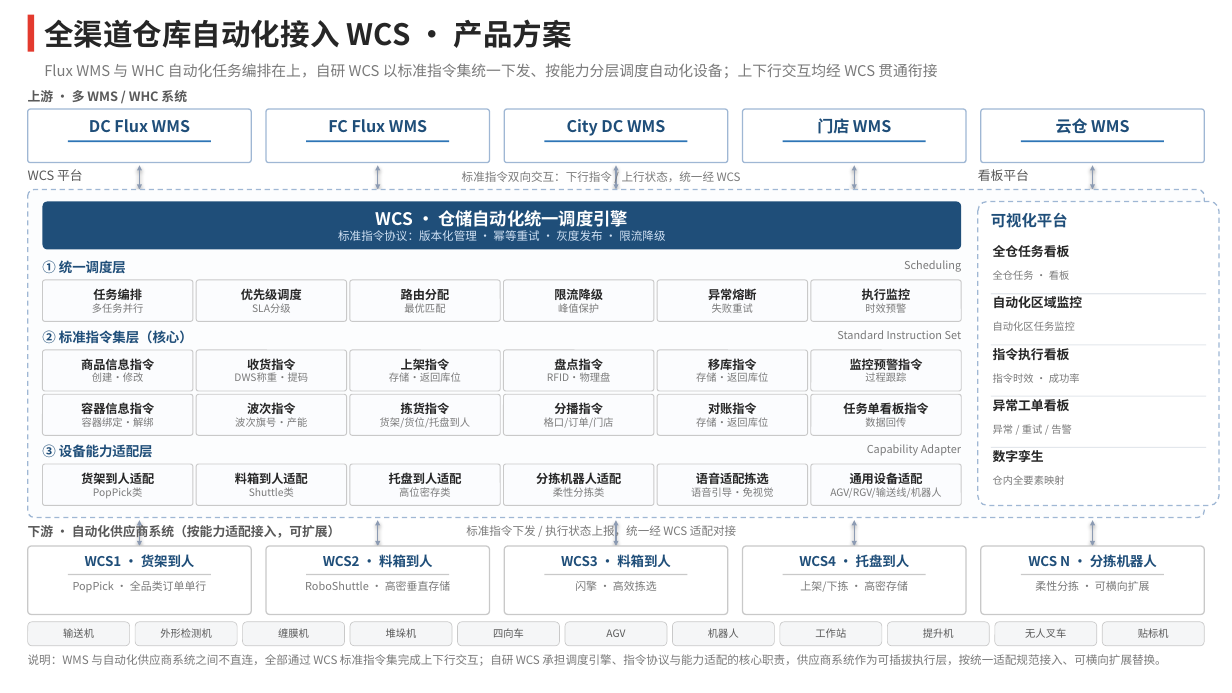
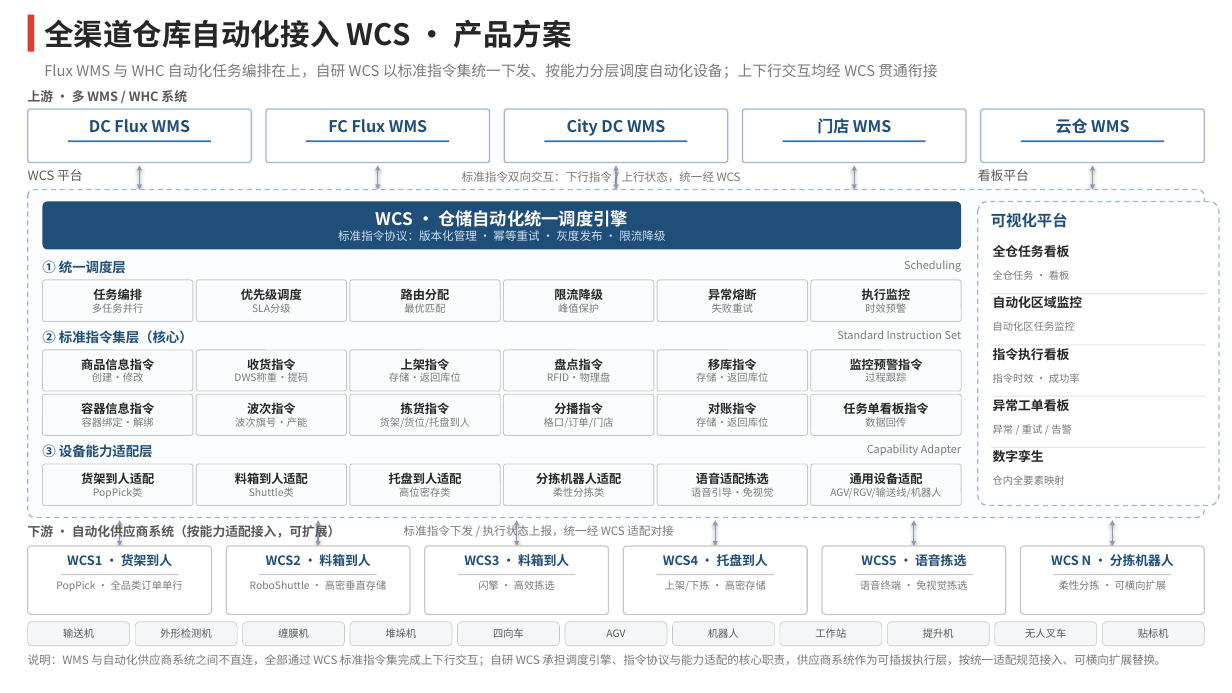
Before and after one commit to generous-jiang/jiangzw, a slide deck: slide 1 of wcs-architecture/WCS架构产品方案.pptx. Drawn at 1232x693 pixels with LibreOffice and Linux fonts; fonts in the diff are those of the drawing. Boxes give left, top, right and bottom in pixels: in the first picture for what was removed or moved away, otherwise in the second. Text is boxed around its words. In the diff, an @@ line names an element or a change of style, - is before the commit and + after.

```diff
--- a/wcs-architecture/WCS架构产品方案.pptx
+++ b/wcs-architecture/WCS架构产品方案.pptx
@@ double arrow moved from (140, 520) - (140, 546) to (119, 520) - (119, 546) @@
@@ text "标准指令下发 / 执行状态上报，统一经 WCS 适配对接": place and size @@
-text "标准指令下发 / 执行状态上报，统一经 WCS 适配对接" at [466,523,736,539]
+text "标准指令下发 / 执行状态上报，统一经 WCS 适配对接" at [404,523,673,539]
@@ double arrow moved from (378, 520) - (378, 546) to (318, 520) - (318, 546) @@
@@ double arrow moved from (616, 520) - (616, 546) to (517, 520) - (517, 546) @@
@@ double arrow moved from (855, 520) - (855, 546) to (715, 520) - (715, 546) @@
@@ double arrow moved from (1092, 520) - (1092, 546) to (914, 520) - (914, 546) @@
@@ double arrow added from (1113, 520) to (1113, 546), #8C9BB3 1 pt @@
@@ rounded rectangle: place and size @@
-rounded rectangle at [28,546,251,615]
+rounded rectangle at [28,546,212,615]
@@ rounded rectangle: place and size @@
-rounded rectangle at [266,546,490,615]
+rounded rectangle at [226,546,410,615]
@@ text "WCS2 · 料箱到人": place and size @@
-text "WCS2 · 料箱到人" at [323,554,433,567]
+text "WCS2 · 料箱到人" at [266,554,370,566]
@@ rounded rectangle: place and size @@
-rounded rectangle at [505,546,728,615]
+rounded rectangle at [425,546,609,615]
@@ text "WCS3 · 料箱到人": place and size @@
-text "WCS3 · 料箱到人" at [561,554,671,568]
+text "WCS3 · 料箱到人" at [464,554,569,566]
@@ rounded rectangle added at [624,546,808,615], fill #FFFFFF, outline #C9C9C9 1 pt @@
@@ size 10.5 to 10 pt in 5 elements at [67,554,172,566], [1051,554,1174,566], [266,554,370,566], [464,554,569,566], [663,554,768,566] @@
@@ text "WCS4 · 托盘到人": place and size @@
-text "WCS4 · 托盘到人" at [799,554,910,567]
+text "WCS4 · 托盘到人" at [663,554,768,566]
@@ rounded rectangle: place and size @@
-rounded rectangle at [743,546,967,615]
+rounded rectangle at [823,546,1006,615]
@@ text added at [861,554,966,566], 10 pt, text #1F4E79, bold @@
+WCS5 · 语音拣选
@@ rounded rectangle: place and size @@
-rounded rectangle at [981,546,1204,615]
+rounded rectangle at [1020,546,1204,615]
@@ text "WCS N · 分拣机器人": place and size @@
-text "WCS N · 分拣机器人" at [1028,554,1157,568]
+text "WCS N · 分拣机器人" at [1051,554,1174,566]
@@ rectangle: place and size @@
-rectangle at [68,574,212,575]
+rectangle at [61,574,178,575]
@@ text "RoboShuttle · 高密垂直存储": place and size @@
-text "RoboShuttle · 高密垂直存储" at [305,581,451,591]
+text "RoboShuttle · 高密垂直存储" at [250,580,387,590]
@@ rectangle: place and size @@
-rectangle at [306,574,449,575]
+rectangle at [260,574,377,575]
@@ text "闪擎 · 高效拣选": place and size @@
-text "闪擎 · 高效拣选" at [575,581,657,591]
+text "闪擎 · 高效拣选" at [478,580,555,590]
@@ rectangle: place and size @@
-rectangle at [544,574,688,575]
+rectangle at [458,574,576,575]
@@ size 8.5 to 8 pt in 5 elements at [56,580,183,591], [1059,580,1166,590], [250,580,387,590], [478,580,555,590], [665,580,766,591] @@
@@ text "上架/下拣 · 高密存储": place and size @@
-text "上架/下拣 · 高密存储" at [800,581,908,592]
+text "上架/下拣 · 高密存储" at [665,580,766,591]
@@ rectangle added at [656,574,774,575], fill #C9C9C9 @@
@@ rectangle: place and size @@
-rectangle at [783,574,926,575]
+rectangle at [855,574,972,575]
@@ text added at [860,580,967,590], 8 pt, text #7A7A7A @@
+语音终端 · 免视觉拣选
@@ text "柔性分拣 · 可横向扩展": place and size @@
-text "柔性分拣 · 可横向扩展" at [1035,581,1150,591]
+text "柔性分拣 · 可横向扩展" at [1059,580,1166,590]
@@ rectangle: place and size @@
-rectangle at [1021,574,1165,575]
+rectangle at [1054,574,1171,575]
```
Also in this commit, not shown: 1 other file.
